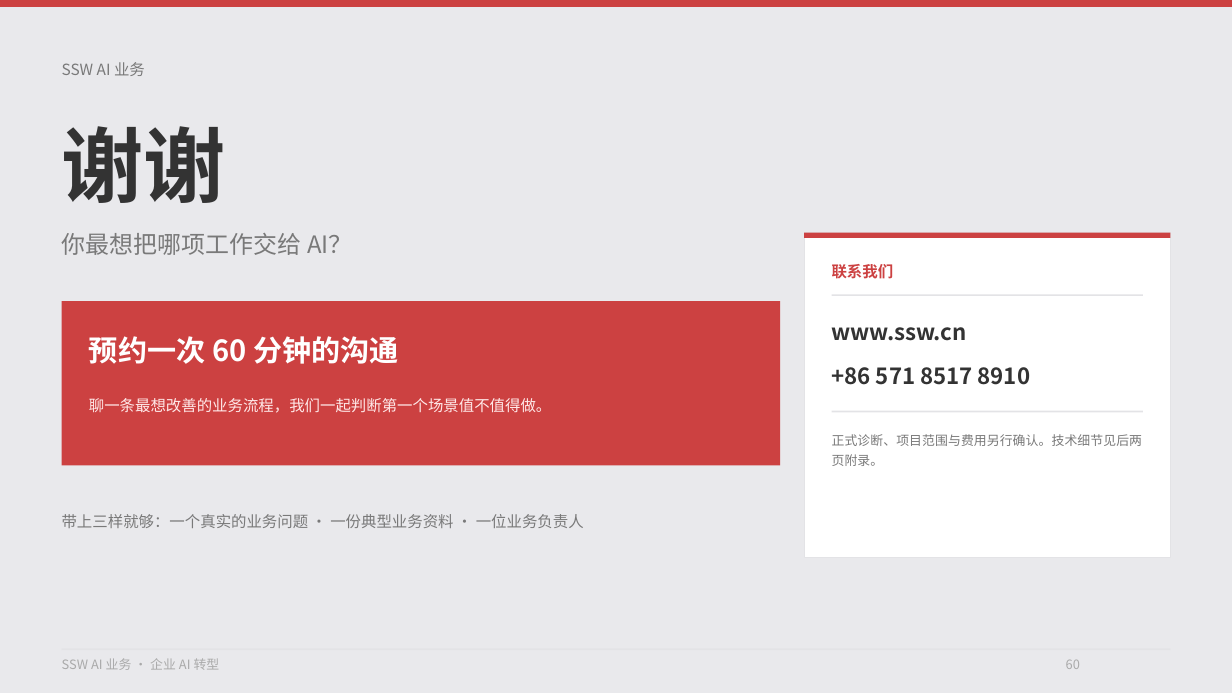
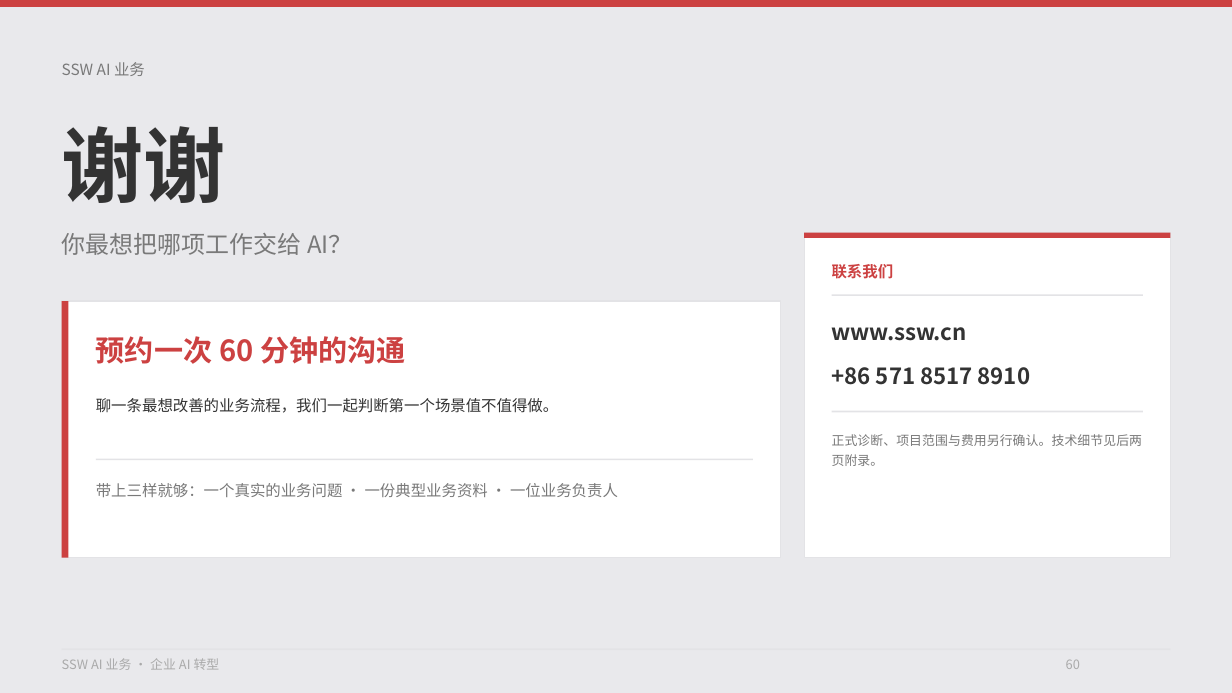
Before and after one commit to hveraus/ssw-business, a slide deck: slide 60 of SSW AI 业务_v2/SSW AI 业务_v3.pptx. Drawn at 1232x693 pixels with LibreOffice and Linux fonts; fonts in the diff are those of the drawing. Boxes give left, top, right and bottom in pixels: in the first picture for what was removed or moved away, otherwise in the second. Text is boxed around its words. In the diff, an @@ line names an element or a change of style, - is before the commit and + after.

```diff
--- a/SSW AI 业务_v2/SSW AI 业务_v3.pptx
+++ b/SSW AI 业务_v2/SSW AI 业务_v3.pptx
@@ rectangle: place and size @@
-rectangle at box(62, 301, 780, 464)
+rectangle at box(62, 301, 780, 557)
@@ rectangle at box(62, 301, 780, 557): fill #CC4141 to #FFFFFF; outline none to #E3E3E6 0.75 pt @@
@@ rectangle added at box(62, 301, 69, 557), fill #CC4141 @@
@@ text "预约一次 60 分钟的沟通": place and size @@
-text "预约一次 60 分钟的沟通" at box(89, 336, 399, 364)
+text "预约一次 60 分钟的沟通" at box(96, 336, 406, 364)
@@ text "预约一次 60 分钟的沟通" at box(96, 336, 406, 364): text colour #FFFFFF to #CC4141 @@
@@ text "聊一条最想改善的业务流程，我们一起判断第一个场景值不值得做。": place and size @@
-text "聊一条最想改善的业务流程，我们一起判断第一个场景值不值得做。" at box(89, 398, 551, 413)
+text "聊一条最想改善的业务流程，我们一起判断第一个场景值不值得做。" at box(96, 398, 558, 413)
@@ text "聊一条最想改善的业务流程，我们一起判断第一个场景值不值得做。" at box(96, 398, 558, 413): text colour #FFE8E8 to #333333 @@
@@ text "带上三样就够：一个真实的业务问题 · 一份典型业务资料 · 一位业务负责人": place and size @@
-text "带上三样就够：一个真实的业务问题 · 一份典型业务资料 · 一位业务负责人" at box(62, 514, 584, 528)
+text "带上三样就够：一个真实的业务问题 · 一份典型业务资料 · 一位业务负责人" at box(96, 483, 618, 497)
@@ rectangle added at box(96, 458, 753, 460), fill #E3E3E6 @@
```
Also in this commit, not shown: 1 other slide changed, 2 other files.
